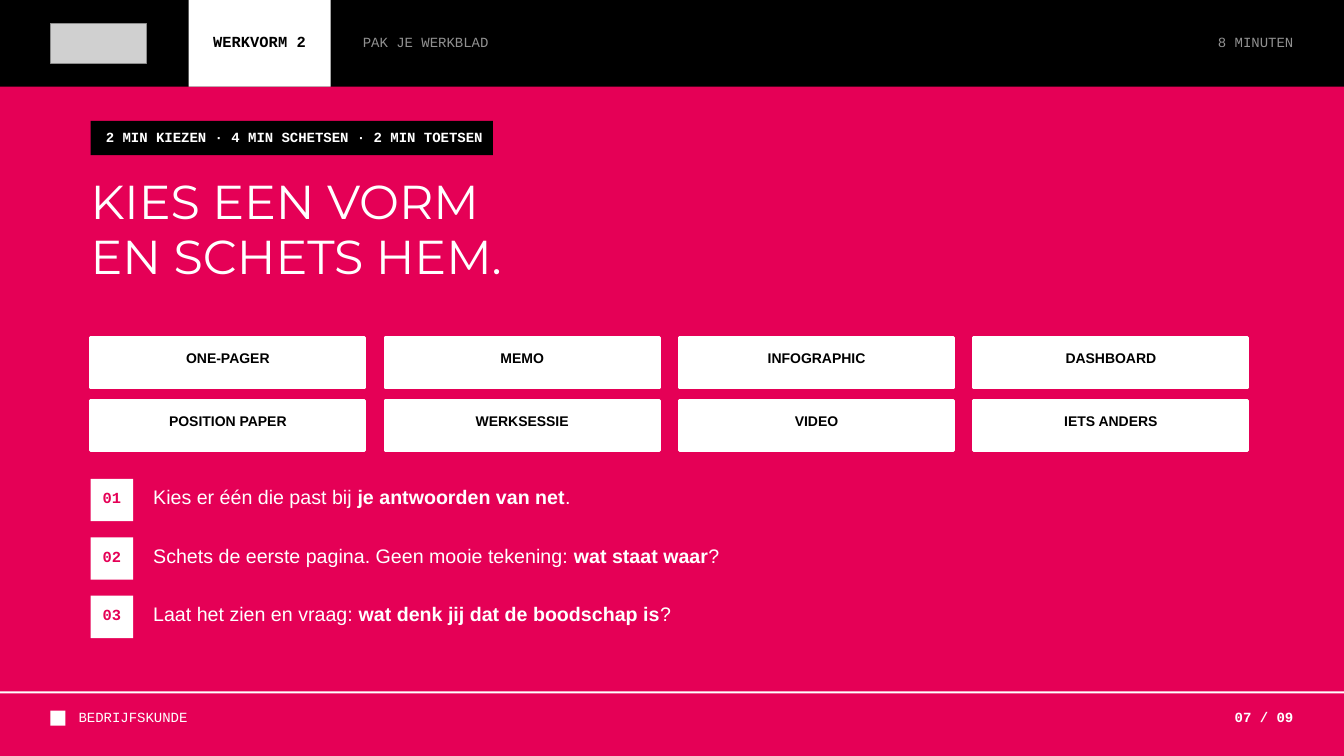
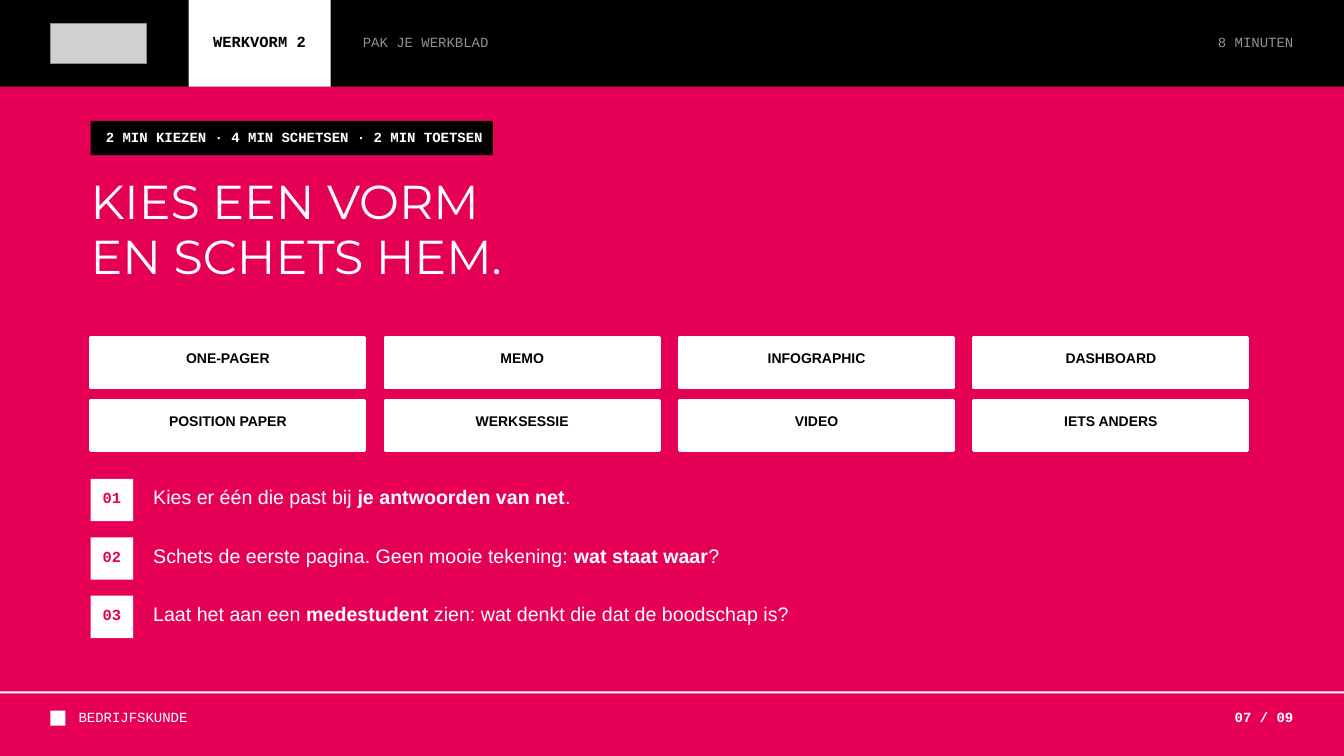
Before and after one commit to hanbedrijfskunde/aod-communicatie-slides, a slide deck: slide 7 of Werkcollege-voor-wie-maak-jij-dit.pptx. Drawn at 1344x756 pixels with LibreOffice and Linux fonts; fonts in the diff are those of the drawing; grey boxes stand for pictures. Boxes give left, top, right and bottom in pixels: in the first picture for what was removed or moved away, otherwise in the second. Text is boxed around its words. In the diff, an @@ line names an element or a change of style, - is before the commit and + after.

```diff
--- a/Werkcollege-voor-wie-maak-jij-dit.pptx
+++ b/Werkcollege-voor-wie-maak-jij-dit.pptx
@@ text at [153, 606, 788, 625]: text changed; bold off @@
-Laat het zien en vraag: wat denk jij dat de boodschap is?
+Laat het aan een medestudent zien: wat denkt die dat de boodschap is?
```
Also in this commit, not shown: 1 other slide changed, 12 other files.
